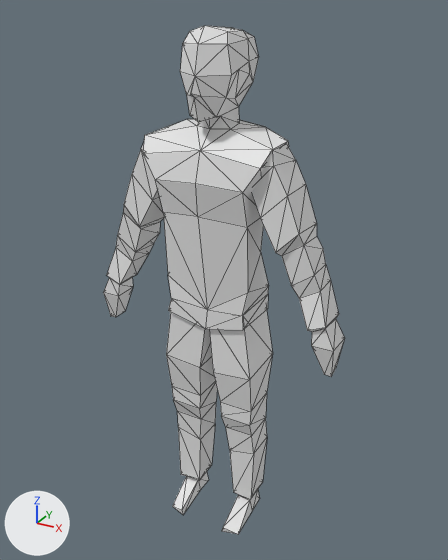
The glTF model meshes/entities/player_models/male_01_model/male_player_model_01.glb: old version first, new version second.
Both versions are drawn from a camera (50 mm lens) standing at (1.059, -1.885, 2.025) and looking at (0.01, 0.022, 1.071). The axes (+X, +Y, +Z) are drawn at lower left. The lights are the same throughout. Mesh edges are drawn as thin lines. Vertices at the same position are counted once.
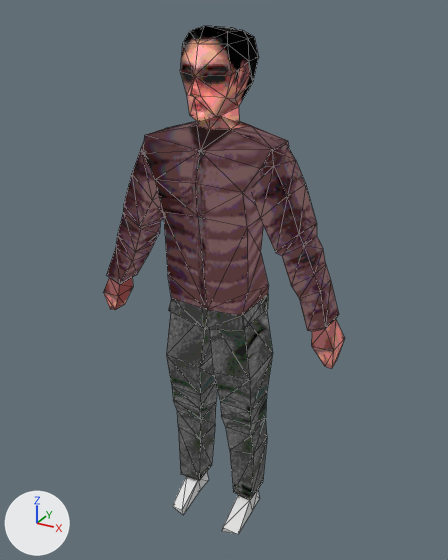
Edits to the bpy script that builds the scene:
```text
Add img_jeans_texture_01:
    img_jeans_texture_01 = load_image('jeans_texture_01', '_unpacked/jeans_texture_01', 144, 256, 'sRGB')
Add img_male_01_texture:
    img_male_01_texture = load_image('male_01_texture', '_unpacked/male_01_texture', 256, 256, 'sRGB')
Add img_puffer_jacket_texture_01:
    img_puffer_jacket_texture_01 = load_image('puffer_jacket_texture_01', '_unpacked/puffer_jacket_texture_01', 256, 256, 'sRGB')
Add mat_bottom_jeans:
    mat_bottom_jeans = bpy.data.materials.new('bottom_jeans')
    # colours: black #000000
    # uses the picture img_jeans_texture_01
Add mat_male_player_model_01:
    mat_male_player_model_01 = bpy.data.materials.new('male_player_model_01')
    # colours: black #000000
    # uses the picture img_male_01_texture
Add mat_feet_boots:
    mat_feet_boots = principled_material('feet_boots')
    mat_feet_boots.base_color = (0.8, 0.8, 0.8)  # white #e7e7e7
Add mat_top_puffer:
    mat_top_puffer = bpy.data.materials.new('top_puffer')
    # colours: black #000000
    # uses the picture img_puffer_jacket_texture_01
Change me_cube_002:
    where me_cube_002.from_pydata(...)  # 260 vertices, 498 faces; spans x -0.5..0.5, y 0.82..1.13, z 0.0..1.97
    used by ob_cube; location = (0.0, -1.0, -0.002)
    before: 30 (0.46, 0.93, 0.84) at pixel (324, 374), 31 (0.46, 0.99, 0.84), 32 (0.49, 0.93, 0.84) at pixel (331, 376), 33 (0.49, 0.99, 0.84) at pixel (335, 368)
    before: 74 (-0.46, 0.93, 0.84) at pixel (115, 317), 75 (-0.45, 0.99, 0.84) at pixel (125, 311), 76 (-0.49, 0.93, 0.84) at pixel (110, 316), 77 (-0.48, 0.99, 0.84)
    me_cube_002 part 1
    add for i in [*range(30, 34)]: me_cube_002.vertices[i].co += Vector((0.0, 0.0, 0.03))
    me_cube_002 part 2
    add for i in [*range(74, 78)]: me_cube_002.vertices[i].co += Vector((0.0, 0.0, 0.03))
    me_cube_002 part 3
    me_cube_002.vertices[36].co: (0.16, 1.04, 1.66) -> (0.11, 1.04, 1.66)  # pixel (265, 126) -> pixel (251, 125)
    me_cube_002.vertices[59].co: (-0.15, 1.04, 1.66) -> (-0.1, 1.04, 1.66)  # pixel (186, 119) -> not seen
    me_cube_002 part 4: 136 faces spanning x -0.5..0.5, y 0.82..1.13, z 0.87..1.97 switch from no material to mat_male_player_model_01
    me_cube_002 part 5: 210 faces spanning x -0.47..0.47, y 0.84..1.11, z 0.98..1.68 switch from no material to mat_top_puffer
    me_cube_002 part 6: 120 faces spanning x -0.19..0.19, y 0.88..1.11, z 0.09..1.02 switch from no material to mat_bottom_jeans
    add me_cube_002.materials.append(mat_feet_boots)  # white #e7e7e7
```

Boxes [x1, y1, x2, y2] around the edits, measured in the pictures (448 x 560 px; the box of a moved part takes in the faces that stretch with it):
part 1 of me_cube_002, moved or reshaped: before [312, 340, 344, 377]; after [312, 340, 344, 369]
part 2 of me_cube_002, moved or reshaped: before [103, 287, 133, 317]; after [103, 287, 133, 310]
part 3 of me_cube_002, moved or reshaped: before [146, 119, 288, 149]; after [146, 121, 288, 149]
part 4 of me_cube_002, recoloured: [104, 26, 345, 351] in both
part 5 of me_cube_002, recoloured (grey to brown): [107, 126, 339, 332] in both
part 6 of me_cube_002, recoloured: [166, 294, 273, 500] in both
